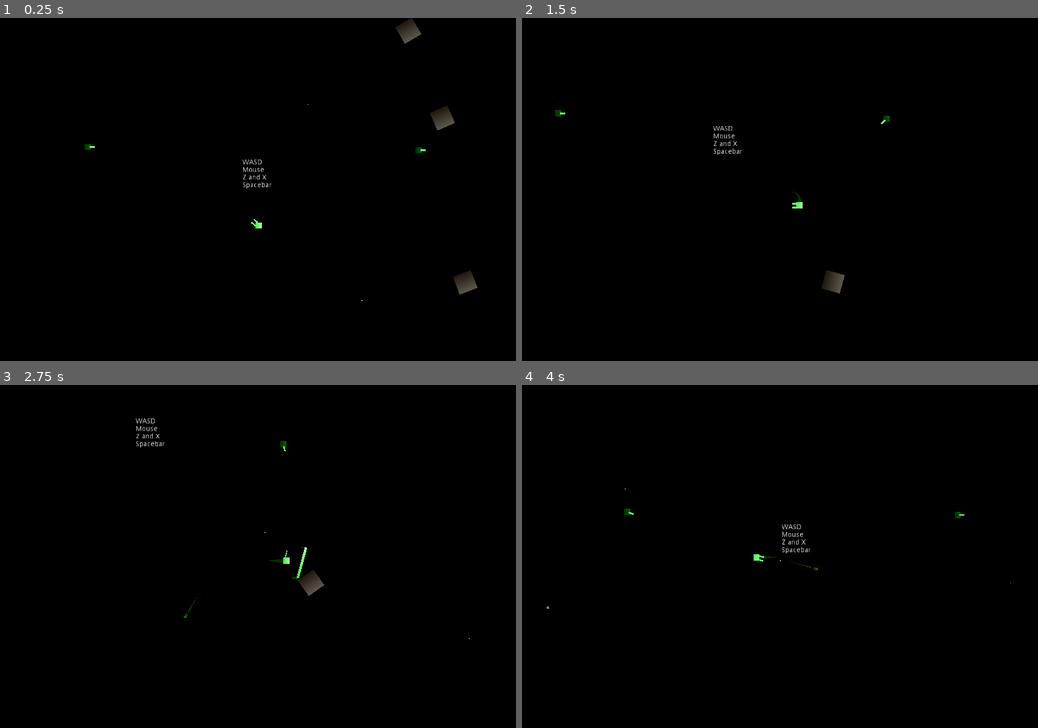
Above: before the commit, frames 1-4 (two rows, left to right).
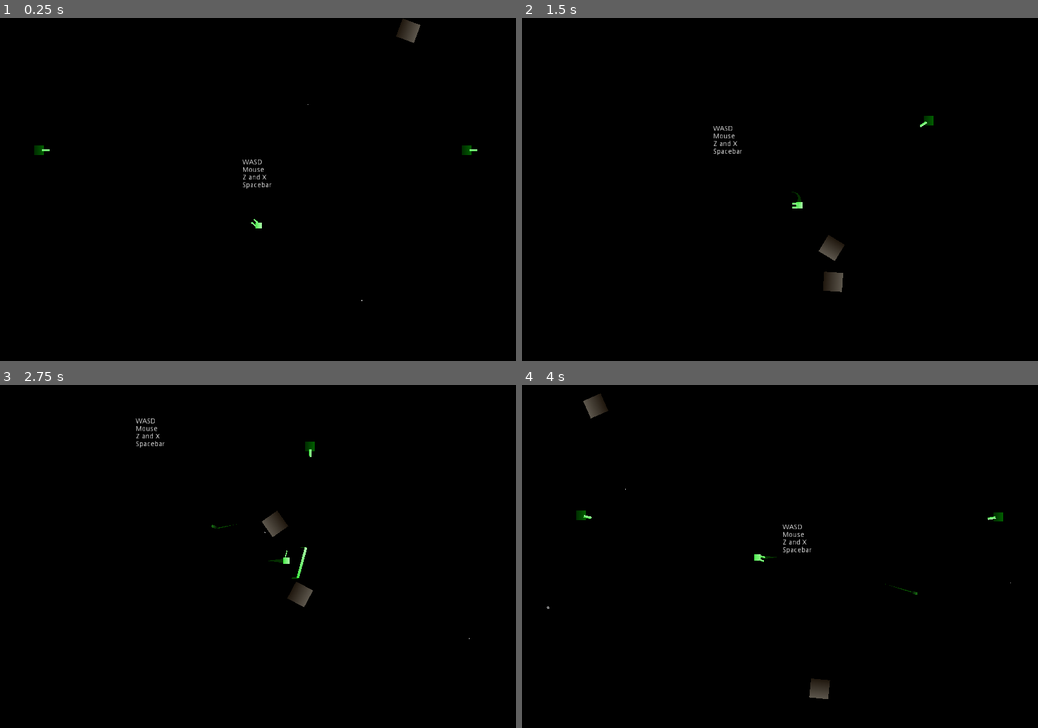
Above: after the commit, the same moments.

Repository: jrcamelo/Godot-SuperRogue
Game: Godot game, scene res://Test1.tscn
Same seed, same stepped clock (60 frames per second), same inputs: the game is played once before the commit and once after it. The engine's default icon, where the game draws it, is replaced by a stand-in: a white triangle on a blue panel in a dark square.
Inputs (mouse positions are in pixels of both pictures, inside the frame that each line leads up to):
- Up to frame 1 (0.25 s): no input
- Up to frame 2 (1.5 s): move the mouse to (893, 172) at 0.52 s; hold D (move_right) 0.53-1.28 s; tap R (r) at 0.6 s; tap V (v) at 0.8, 1.35 s; move the mouse to (676, 206) at 1.27 s; hold S (move_down) from 1.28 s (still down)
- Up to frame 3 (2.75 s): tap X (x) at 1.55, 2.1 s; move the mouse to (309, 481) at 2.02 s; release S (move_down) at 2.03 s; hold D (move_right) from 2.03 s (still down); tap Z (z) at 2.3 s
- Up to frame 4 (4 s): move the mouse to (754, 625) at 2.77 s; release D (move_right) at 2.78 s; hold W (move_up) 2.78-3.53 s; tap Z (z) at 2.85 s; tap R (r) at 3.05 s; move the mouse to (934, 607) at 3.52 s; press the mouse at (934, 607) at 3.53 s; hold A (move_left) from 3.53 s (still down); tap V (v) at 3.8 s

The runs differ from the first frame. In frame 1, 0.6% of the frame differs, in the area x 6-93%, y 0-81%; in frame 2, 0.3%; in frame 3, 0.7%; in frame 4, 0.8%, in the area x 4-94%, y 2-92%.

Commit message:
Add some SFX and change detection on hit

Diff:
--- a/Project/BasicEnemyAI.gd
+++ b/Project/BasicEnemyAI.gd
@@ -17,6 +17,8 @@
 var movement_direction := Vector2.ZERO
 var distance_to_keep = 500
 
+var should_shoot = false
+var is_prefire = true
 
 func process():
 	.process()
@@ -78,7 +80,8 @@
 	equipment.weapons.look_at_direction(target_direction)
 
 func shoot_all_weapons():
-	equipment.weapons.shoot_all_weapons(target.global_position)
+	if should_shoot and not is_prefire:
+		equipment.weapons.shoot_all_weapons(target.global_position)
 
 func update_direction_to_follow_at_distance():
 	movement_direction = target_direction
@@ -89,13 +92,29 @@
 	var mixed_vectors = movement_direction + (direction_to_avoid_collision * 5)
 	movement_direction = mixed_vectors.normalized()
 
+func was_hit(damage):
+	character_detection.scale = Vector2(2, 2)
+
 func _on_CharacterDetection_body_entered(body):
 	if body.name == "Player":
 		on_target_found(body)
+		$FirstShotCooldown.start()
+		is_prefire = true
 
 func _on_CharacterDetection_body_exited(body):
 	if body == target:
 		on_target_lost(body)
+
+func _on_ShootingRange_body_entered(body):
+	if body.name == "Player":
+		should_shoot = true
+
+func _on_ShootingRange_body_exited(body):
+	if body == target:
+		should_shoot = false
+
+func _on_NoPrefire_timeout():
+	is_prefire = false
 
 func on_target_found(body):
 	target = body
@@ -104,7 +123,7 @@
 func on_target_lost(body):
 	target = null
 	reset_direction()
-	character_detection.scale = Vector2(1.5, 1.0)
+	character_detection.scale = Vector2(1.0, 1.0)
 
 func reset_direction():
 	movement_direction = Vector2.ZERO
--- a/Project/BasicEnemyAI.tscn
+++ b/Project/BasicEnemyAI.tscn
@@ -1,9 +1,12 @@
-[gd_scene load_steps=3 format=2]
+[gd_scene load_steps=4 format=2]
 
 [ext_resource path="res://BasicEnemyAI.gd" type="Script" id=1]
 
 [sub_resource type="CircleShape2D" id=1]
-radius = 500.0
+radius = 528.0
+
+[sub_resource type="CircleShape2D" id=2]
+radius = 832.0
 
 [node name="BasicEnemyAI" type="Node2D"]
 script = ExtResource( 1 )
@@ -80,5 +83,20 @@
 [node name="Detection" type="CollisionShape2D" parent="CharacterDetection"]
 modulate = Color( 1, 1, 1, 0.196078 )
 shape = SubResource( 1 )
+
+[node name="ShootingRange" type="Area2D" parent="."]
+collision_layer = 0
+collision_mask = 2
+
+[node name="ShootRange" type="CollisionShape2D" parent="ShootingRange"]
+modulate = Color( 1, 1, 1, 0.196078 )
+scale = Vector2( 1, 0.8 )
+shape = SubResource( 2 )
+
+[node name="FirstShotCooldown" type="Timer" parent="."]
+wait_time = 0.5
 [connection signal="body_entered" from="CharacterDetection" to="." method="_on_CharacterDetection_body_entered"]
 [connection signal="body_exited" from="CharacterDetection" to="." method="_on_CharacterDetection_body_exited"]
+[connection signal="body_entered" from="ShootingRange" to="." method="_on_ShootingRange_body_entered"]
+[connection signal="body_exited" from="ShootingRange" to="." method="_on_ShootingRange_body_exited"]
+[connection signal="timeout" from="FirstShotCooldown" to="." method="_on_NoPrefire_timeout"]
--- a/Project/Character.gd
+++ b/Project/Character.gd
@@ -13,10 +13,11 @@
 export (Array, PackedScene) var weapon_paths
 export (PackedScene) var propulsion_path
 
-
 export var health = 5
 
 onready var collider_updater: ColliderUpdater = get_node("ColliderUpdater")
+
+signal was_hit()
 
 func _ready():
 	create()
@@ -71,12 +72,15 @@
 	control = ControlManager.new(self, equipment)
 	control.name = "Control"
 	add_child(control)
+	connect("was_hit", control, "_on_was_hit")
 
 func set_controller_scene(controller_scene: PackedScene):
 	var controller = controller_scene.instance()
 	control.add_controller(controller_scene.instance())
 
 func was_hit(damage):
+	emit_signal("was_hit", damage)
+	$RandomHurtSFX.play_random()
 	health -= damage
 	if health <= 0:
 		queue_free()
--- a/Project/Character.tscn
+++ b/Project/Character.tscn
@@ -6,6 +6,8 @@
 [ext_resource path="res://Guns/Cannon.tscn" type="PackedScene" id=4]
 [ext_resource path="res://BasicEnemyAI.tscn" type="PackedScene" id=5]
 [ext_resource path="res://NormalPropulsion.tscn" type="PackedScene" id=6]
+[ext_resource path="res://RandomSFX.tscn" type="PackedScene" id=7]
+[ext_resource path="res://Audio/hurt.wav" type="AudioStream" id=8]
 
 [sub_resource type="RectangleShape2D" id=1]
 extents = Vector2( 0, 0 )
@@ -24,3 +26,7 @@
 
 [node name="DefaultCollider" type="CollisionShape2D" parent="."]
 shape = SubResource( 1 )
+
+[node name="RandomHurtSFX" parent="." instance=ExtResource( 7 )]
+volume_db = 6.433
+sounds = [ ExtResource( 8 ) ]
--- a/Project/ControlManager.gd
+++ b/Project/ControlManager.gd
@@ -28,3 +28,6 @@
 
 func _on_DetectionRange_body_exited(body):
 	controller.character_left_range(body)
+
+func _on_was_hit(damage):
+	controller.was_hit(damage)
--- a/Project/Guns/Cannon.gd
+++ b/Project/Guns/Cannon.gd
@@ -1,15 +1,20 @@
 extends "res://Guns/Gun.gd"
 
+onready var bullet = preload("res://Bullets/Arrow.tscn")
+
 func setup():
-	Bullet = preload("res://Bullets/Arrow.tscn")
 	# firerate = 10
 	pass
 
 func create_bullet_instance():
-	var bullet = Bullet.instance()
-	bullet.SPEED = 1000
-	bullet.DAMAGE = 2
-	return bullet
+	var b = Bullet.instance()
+	b.SPEED = 1200
+	b.DAMAGE = 2
+	return b
 
 func _on_Cooldown():
 	can_shoot = true
+
+func shoot_bullet(target):
+	$RandomSFX.play_random()
+	.shoot_bullet(target)
--- a/Project/Guns/Cannon.tscn
+++ b/Project/Guns/Cannon.tscn
@@ -1,6 +1,7 @@
-[gd_scene load_steps=7 format=2]
+[gd_scene load_steps=8 format=2]
 
 [ext_resource path="res://Guns/Cannon.gd" type="Script" id=1]
+[ext_resource path="res://RandomSFX.tscn" type="PackedScene" id=2]
 
 [sub_resource type="Gradient" id=1]
 colors = PoolColorArray( 0.286743, 0.90625, 0.296423, 1, 0.666992, 1, 0.65625, 1 )
@@ -50,7 +51,7 @@
 
 [node name="Cooldown" type="Timer" parent="."]
 process_mode = 0
-wait_time = 0.8
+wait_time = 0.6
 autostart = true
 
 [node name="ShootParticles" type="Particles2D" parent="."]
@@ -63,4 +64,7 @@
 explosiveness = 1.0
 local_coords = false
 process_material = SubResource( 5 )
+
+[node name="RandomSFX" parent="." instance=ExtResource( 2 )]
+volume_db = -6.433
 [connection signal="timeout" from="Cooldown" to="." method="_on_Cooldown"]
--- a/Project/Guns/MachineGun.gd
+++ b/Project/Guns/MachineGun.gd
@@ -7,9 +7,13 @@
 
 func create_bullet_instance():
 	var bullet = Bullet.instance()
-	bullet.SPEED = 750
+	bullet.SPEED = 500
 	bullet.DAMAGE = 1
 	return bullet
 
 func _on_Cooldown():
 	can_shoot = true
+
+func shoot_bullet(target):
+	$RandomSFX.play_random()
+	.shoot_bullet(target)
--- a/Project/Guns/MachineGun.tscn
+++ b/Project/Guns/MachineGun.tscn
@@ -1,6 +1,12 @@
-[gd_scene load_steps=7 format=2]
+[gd_scene load_steps=13 format=2]
 
 [ext_resource path="res://Guns/MachineGun.gd" type="Script" id=1]
+[ext_resource path="res://RandomSFX.tscn" type="PackedScene" id=2]
+[ext_resource path="res://Audio/HitA2.wav" type="AudioStream" id=3]
+[ext_resource path="res://Audio/HitA1.wav" type="AudioStream" id=4]
+[ext_resource path="res://Audio/HitA3.wav" type="AudioStream" id=5]
+[ext_resource path="res://Audio/HitA4.wav" type="AudioStream" id=6]
+[ext_resource path="res://Audio/HitA5.wav" type="AudioStream" id=7]
 
 [sub_resource type="Gradient" id=1]
 colors = PoolColorArray( 0.286743, 0.90625, 0.296423, 1, 0.666992, 1, 0.65625, 1 )
@@ -48,7 +54,7 @@
 position = Vector2( 24.5069, -0.0124474 )
 
 [node name="Cooldown" type="Timer" parent="."]
-wait_time = 0.25
+wait_time = 0.2
 autostart = true
 
 [node name="ShootParticles" type="Particles2D" parent="."]
@@ -61,4 +67,7 @@
 explosiveness = 1.0
 local_coords = false
 process_material = SubResource( 5 )
+
+[node name="RandomSFX" parent="." instance=ExtResource( 2 )]
+sounds = [ ExtResource( 4 ), ExtResource( 3 ), ExtResource( 5 ), ExtResource( 6 ), ExtResource( 7 ) ]
 [connection signal="timeout" from="Cooldown" to="." method="_on_Cooldown"]
--- /dev/null
+++ b/Project/Guns/RandomAudio.gd
@@ -0,0 +1,18 @@
+extends AudioStreamPlayer2D
+
+export (Array, Resource) var sounds
+export var sound_offset := 0.0
+
+# Called when the node enters the scene tree for the first time.
+func _ready():
+	pass # Replace with function body.
+
+func play_random():
+	var random = rand_range(0, sounds.size())
+	stream = sounds[random]
+	play(0.01)
+
+
+# Called every frame. 'delta' is the elapsed time since the previous frame.
+#func _process(delta):
+#	pass
--- /dev/null
+++ b/Project/RandomSFX.tscn
@@ -0,0 +1,11 @@
+[gd_scene load_steps=6 format=2]
+
+[ext_resource path="res://Audio/Hit4.wav" type="AudioStream" id=1]
+[ext_resource path="res://Audio/Hit3.wav" type="AudioStream" id=2]
+[ext_resource path="res://Audio/Hit5.wav" type="AudioStream" id=3]
+[ext_resource path="res://Audio/Hit2.wav" type="AudioStream" id=4]
+[ext_resource path="res://Guns/RandomAudio.gd" type="Script" id=5]
+
+[node name="RandomSFX" type="AudioStreamPlayer2D"]
+script = ExtResource( 5 )
+sounds = [ ExtResource( 4 ), ExtResource( 2 ), ExtResource( 1 ), ExtResource( 3 ) ]
--- a/Project/Scenes/Enemy.gd
+++ b/Project/Scenes/Enemy.gd
@@ -186,6 +186,8 @@
 	can_shoot(true)
 
 func can_shoot(can: bool = true):
+	if Weapon == null:
+		return
 	Weapon.can_shoot = can
 	if can:
 		Weapon.Cooldown.start()
--- a/Project/Scenes/Enemy.tscn
+++ b/Project/Scenes/Enemy.tscn
@@ -43,6 +43,7 @@
 scale_curve = SubResource( 7 )
 
 [node name="Enemy" type="KinematicBody2D"]
+scale = Vector2( 1.5, 1.5 )
 collision_layer = 5
 collision_mask = 63
 script = ExtResource( 5 )
--- a/Project/Scenes/Player.gd
+++ b/Project/Scenes/Player.gd
@@ -97,6 +97,7 @@
 
 var colors := [Color.red, Color.black, Color.darkgreen, Color.green]
 func was_hit(damage):
+	$RandomHurtSFX.play_random()
 	if not invincible:
 		health -= damage
 		$Body.texture.gradient.set_color(1, colors[health-1])
--- a/Project/Scenes/Player.tscn
+++ b/Project/Scenes/Player.tscn
@@ -1,10 +1,13 @@
-[gd_scene load_steps=8 format=2]
+[gd_scene load_steps=11 format=2]
 
 [ext_resource path="res://Bodies/NormalBody.gd" type="Script" id=1]
 [ext_resource path="res://Guns/Cannon.tscn" type="PackedScene" id=2]
 [ext_resource path="res://Bodies/NormalBody.tscn" type="PackedScene" id=3]
 [ext_resource path="res://Scenes/Player.gd" type="Script" id=4]
 [ext_resource path="res://Trail2D.tscn" type="PackedScene" id=5]
+[ext_resource path="res://RandomSFX.tscn" type="PackedScene" id=6]
+[ext_resource path="res://Audio/hurt2.wav" type="AudioStream" id=7]
+[ext_resource path="res://Audio/hurt3.wav" type="AudioStream" id=9]
 
 [sub_resource type="RectangleShape2D" id=1]
 
@@ -44,3 +47,7 @@
 resolution = 10.0
 lifetime = 0.25
 max_points = 24
+
+[node name="RandomHurtSFX" parent="." instance=ExtResource( 6 )]
+sounds = [ ExtResource( 7 ), ExtResource( 9 ) ]
+sound_offset = 0.05
--- a/Project/Test1.gd
+++ b/Project/Test1.gd
@@ -10,17 +10,16 @@
 func _ready():
 	var meteor = preload("res://Meteor.tscn")
 	var meteor_count = 0
-	while meteor_count < 36:
+	while meteor_count < 50:
 		var spawn_position := (Vector2.UP.rotated(rand_range(0, PI * 2)) * rand_range(500, 10000))
 		for child in get_children():
 			if (spawn_position.distance_squared_to(child.position) < pow(50, 2)):
 				continue
 			var m = meteor.instance()
 			m.global_position = spawn_position
-			m.angular_velocity = randf() * 10
-			var randsize = rand_range(0.5, 1)
-			m.scale = Vector2(randsize, randsize)
-			m.mass *= randsize
+			m.angular_velocity = randf() * 3
+			m.friction = 0.01
+			m.angular_damp = 0
 			add_child(m)
 			break
 		meteor_count += 1
--- a/Project/Test1.tscn
+++ b/Project/Test1.tscn
@@ -69,7 +69,7 @@
 [node name="StarBackground" parent="Emitter/Camera2D" instance=ExtResource( 7 )]
 
 [node name="Enemy" parent="Emitter" instance=ExtResource( 3 )]
-position = Vector2( 504, 8 )
+position = Vector2( 656, 8 )
 health = 4
 
 [node name="Enemy2" parent="Emitter" instance=ExtResource( 3 )]
@@ -85,12 +85,12 @@
 health = 4
 
 [node name="Enemy5" parent="Emitter" instance=ExtResource( 3 )]
-position = Vector2( -536, -2.09364 )
+position = Vector2( -688, 8 )
 health = 4
 
 [node name="Character2" parent="." instance=ExtResource( 6 )]
 position = Vector2( 0, -968 )
-weapon_paths = [ ExtResource( 5 ), ExtResource( 9 ), ExtResource( 5 ) ]
+weapon_paths = [ ExtResource( 9 ), ExtResource( 5 ), ExtResource( 9 ) ]
 health = 10
 
 [editable path="Emitter/Camera2D/StarBackground"]
Not shown, added: Project/Audio/Hit1.wav.import
Not shown, added: Project/Audio/Hit2.wav.import
Not shown, added: Project/Audio/Hit3.wav.import
Not shown, added: Project/Audio/Hit4.wav.import
Not shown, added: Project/Audio/Hit5.wav.import
Not shown, added: Project/Audio/HitA1.wav.import
Not shown, added: Project/Audio/HitA2.wav.import
Not shown, added: Project/Audio/HitA3.wav.import
Not shown, added: Project/Audio/HitA4.wav.import
Not shown, added: Project/Audio/HitA5.wav.import
Not shown, added: Project/Audio/hurt.wav.import
Not shown, added: Project/Audio/hurt2.wav.import
(and 16 more such lines)
